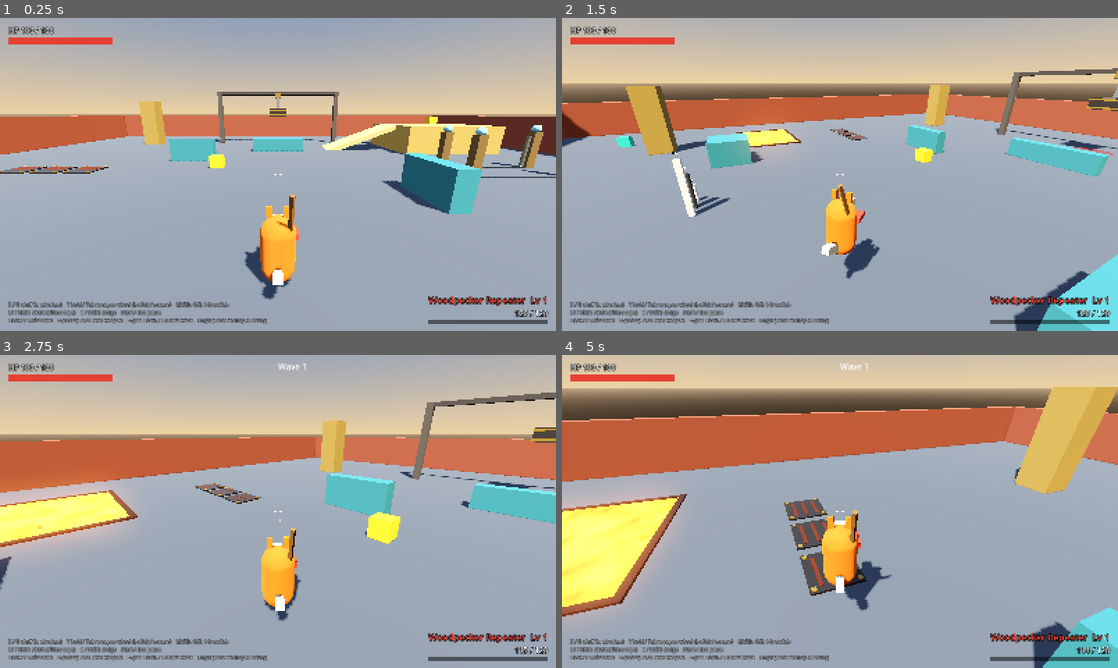
Above: before the commit, frames 1-4 (two rows, left to right).
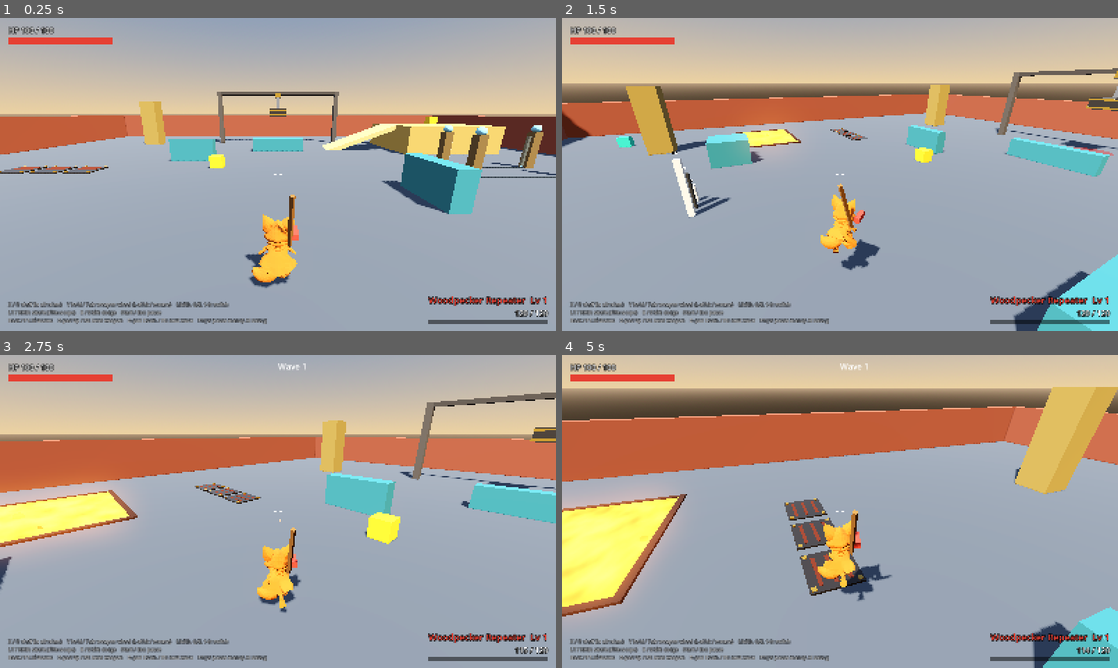
Above: after the commit, the same moments.

Repository: ArcticGizmo/project-fox
Game: Godot game, scene res://scenes/main.tscn
Same seed, same stepped clock (60 frames per second), same inputs: the game is played once before the commit and once after it.
Inputs (mouse positions are in pixels of both pictures, inside the frame that each line leads up to):
- Up to frame 1 (0.25 s): no input
- Up to frame 2 (1.5 s): tap Enter (ui_accept) at 0.5 s; move the mouse to (962, 158) at 0.52 s; hold D (move_right) 0.53-1.28 s; tap F (melee) at 0.6 s; click (962, 158) at 0.67 s; tap Space (jump) at 0.77, 1.07 s; move the mouse to (812, 174) at 1.27 s; hold W (move_forward) from 1.28 s (still down); tap Shift (dodge) at 1.35 s
- Up to frame 3 (2.75 s): keep holding W (move_forward); tap Space (jump) at 1.52, 1.82 s; tap F (melee) at 1.55, 2.3 s; move the mouse to (289, 505) at 2.02 s; press the mouse at (289, 505) at 2.03 s
- Up to frame 4 (5 s): keep holding W (move_forward); move the mouse to (834, 517) at 2.77 s; release the mouse at (834, 517) at 2.78 s; tap Down (look_down) at 2.85 s; click (834, 517) at 2.92 s; tap Space (jump) at 3.02, 3.32, 3.77, 4.07, 4.52, 4.82 s; tap F (melee) at 3.05, 3.8, 4.55 s; move the mouse to (878, 514) at 3.52 s; tap Left (look_left) at 3.6 s; move the mouse to (795, 508) at 4.27 s; tap Right (look_right) at 4.35 s

The runs differ from the first frame. In frame 1, 1.4% of the frame differs, in the area x 44-54%, y 60-91%; in frame 2, 1.0%; in frame 3, 1.0%; in frame 4, 1.2%.

Commit message:
wire up character

Diff:
--- /dev/null
+++ b/scripts/player/fox_model.gd
@@ -0,0 +1,106 @@
+class_name FoxModel
+extends Node3D
+## The fox's rigged mesh (Ember_the_Foxling.glb, Mixamo skeleton). Pure presentation:
+## the player calls `update()` each frame with its ground speed and `flash` for hurt.
+##
+## The GLB ships one in-place "Running" clip and a T-pose, so an "Idle" clip (arms down,
+## a slow breath) is built here from the skeleton's rest pose.
+
+const SCENE: PackedScene = preload("res://imported_models/Ember_the_Foxling/Ember_the_Foxling.glb")
+## Authored height of the GLB (ear tips), scaled up to the player's capsule.
+const MODEL_HEIGHT := 1.7
+## Ground speed the Running clip's cadence was authored for; faster or slower scales it.
+const RUN_CLIP_SPEED := 7.0
+## Below this ground speed the fox idles.
+const RUN_MIN_SPEED := 0.6
+const BLEND_TIME := 0.15
+const IDLE_LENGTH := 2.4
+
+var skeleton: Skeleton3D
+var anim: AnimationPlayer
+var material: StandardMaterial3D
+
+
+func _init(height: float = MODEL_HEIGHT, tint: Color = Color.WHITE) -> void:
+	name = "FoxModel"
+	var model := SCENE.instantiate() as Node3D
+	# The GLB faces +Z; the player faces -Z.
+	model.rotation.y = PI
+	model.scale = Vector3.ONE * (height / MODEL_HEIGHT)
+	add_child(model)
+	skeleton = model.find_child("Skeleton3D") as Skeleton3D
+	anim = model.find_child("AnimationPlayer") as AnimationPlayer
+
+	# Own copy of the material so the hurt flash doesn't touch the imported resource.
+	var mesh := skeleton.find_children("*", "MeshInstance3D", false, false)[0] as MeshInstance3D
+	material = (mesh.mesh.surface_get_material(0) as StandardMaterial3D).duplicate() as StandardMaterial3D
+	# The current export has no texture or UVs, so the tint is the whole look.
+	material.albedo_color = tint
+	material.emission_enabled = true
+	material.emission = Color.BLACK
+	mesh.set_surface_override_material(0, material)
+
+	var lib := AnimationLibrary.new()
+	var run := anim.get_animation(&"Running").duplicate() as Animation
+	run.loop_mode = Animation.LOOP_LINEAR
+	lib.add_animation(&"Running", run)
+	lib.add_animation(&"Idle", _build_idle())
+	anim.remove_animation_library(&"")
+	anim.add_animation_library(&"", lib)
+	anim.play(&"Idle")
+
+
+## `speed` is horizontal ground speed; airborne poses fall back to idle for now.
+func update(speed: float, on_floor: bool) -> void:
+	if on_floor and speed > RUN_MIN_SPEED:
+		if anim.current_animation != &"Running":
+			anim.play(&"Running", BLEND_TIME)
+		anim.speed_scale = clampf(speed / RUN_CLIP_SPEED, 0.5, 1.6)
+	else:
+		if anim.current_animation != &"Idle":
+			anim.play(&"Idle", BLEND_TIME)
+		anim.speed_scale = 1.0
+
+
+func flash(amount: float) -> void:
+	material.emission = Color(1.0, 0.1, 0.1) * amount
+
+
+func _build_idle() -> Animation:
+	var a := Animation.new()
+	a.length = IDLE_LENGTH
+	a.loop_mode = Animation.LOOP_LINEAR
+	# Arms hang down and a little out from the T-pose.
+	_add_arm_track(a, &"mixamorig_LeftArm", &"mixamorig_LeftForeArm", Vector3(0.35, -1.0, 0.1), 0.06)
+	_add_arm_track(a, &"mixamorig_RightArm", &"mixamorig_RightForeArm", Vector3(-0.35, -1.0, 0.1), 0.06)
+	# Breathing: the chest tips back and forth a few degrees.
+	_add_sway_track(a, &"mixamorig_Spine1", Vector3.RIGHT, deg_to_rad(2.0))
+	_add_sway_track(a, &"mixamorig_Head", Vector3.RIGHT, deg_to_rad(-1.5))
+	return a
+
+
+## Rotates `bone` so the direction to `child` points along `target` (skeleton space),
+## swinging by `sway` radians over the clip.
+func _add_arm_track(a: Animation, bone: StringName, child: StringName, target: Vector3, sway: float) -> void:
+	var b := skeleton.find_bone(bone)
+	var c := skeleton.find_bone(child)
+	var parent_rest := skeleton.get_bone_global_rest(skeleton.get_bone_parent(b))
+	var rest := skeleton.get_bone_global_rest(b)
+	var dir := (skeleton.get_bone_global_rest(c).origin - rest.origin).normalized()
+	var t := a.add_track(Animation.TYPE_ROTATION_3D)
+	a.track_set_path(t, NodePath("SmartRigArmature/Skeleton3D:%s" % bone))
+	for i: int in 3:
+		var s := sway * (1.0 if i == 1 else 0.0)
+		var aim := Quaternion(dir, target.normalized()) * Quaternion(Vector3.FORWARD, s * signf(target.x))
+		var local := parent_rest.basis.inverse() * (Basis(aim) * rest.basis)
+		a.rotation_track_insert_key(t, IDLE_LENGTH * i * 0.5, local.get_rotation_quaternion())
+
+
+func _add_sway_track(a: Animation, bone: StringName, axis: Vector3, angle: float) -> void:
+	var b := skeleton.find_bone(bone)
+	var rest := skeleton.get_bone_rest(b).basis.get_rotation_quaternion()
+	var t := a.add_track(Animation.TYPE_ROTATION_3D)
+	a.track_set_path(t, NodePath("SmartRigArmature/Skeleton3D:%s" % bone))
+	for i: int in 3:
+		var r := rest * Quaternion(axis, angle * (1.0 if i == 1 else 0.0))
+		a.rotation_track_insert_key(t, IDLE_LENGTH * i * 0.5, r)
--- a/scripts/player/player.gd
+++ b/scripts/player/player.gd
@@ -116,7 +116,7 @@
 var _knockback: Vector3 = Vector3.ZERO
 var _flash: float = 0.0
 var _respawn_timer: float = -1.0
-var _body_material: StandardMaterial3D
+var fox_model: FoxModel
 var _gun_material: StandardMaterial3D
 
 
@@ -191,27 +191,8 @@
 	visual = Node3D.new()
 	visual.name = "Visual"
 	add_child(visual)
-	_body_material = StandardMaterial3D.new()
-	_body_material.albedo_color = BODY_COLOR
-	_body_material.emission_enabled = true
-	_body_material.emission = Color.BLACK
-
-	var body := MeshInstance3D.new()
-	var cap := CapsuleMesh.new()
-	cap.radius = RADIUS
-	cap.height = HEIGHT
-	body.mesh = cap
-	body.material_override = _body_material
-	body.position.y = HEIGHT * 0.5
-	visual.add_child(body)
-
-	# Snout, ears and tail so facing is obvious from any angle.
-	var white := _flat_material(Color(0.95, 0.92, 0.85))
-	_add_box(Vector3(0.3, 0.22, 0.35), Vector3(0, 1.45, -0.5), white)
-	_add_box(Vector3(0.14, 0.3, 0.1), Vector3(-0.22, 1.9, -0.05), _body_material)
-	_add_box(Vector3(0.14, 0.3, 0.1), Vector3(0.22, 1.9, -0.05), _body_material)
-	var tail := _add_box(Vector3(0.22, 0.22, 0.7), Vector3(0, 0.6, 0.65), white)
-	tail.rotation.x = -0.5
+	fox_model = FoxModel.new(HEIGHT, BODY_COLOR)
+	visual.add_child(fox_model)
 
 	muzzle = Node3D.new()
 	muzzle.name = "Muzzle"
@@ -997,7 +978,8 @@
 
 
 func _update_visuals(_delta: float) -> void:
-	_body_material.emission = Color(1.0, 0.1, 0.1) * _flash
+	fox_model.flash(_flash)
+	fox_model.update(Vector2(velocity.x, velocity.z).length(), is_on_floor())
 	grapple.update_rope()
 	cloak.update_visual(_delta)
 	burrow.update_visual(_delta)
Not shown, added: scripts/player/fox_model.gd.uid
